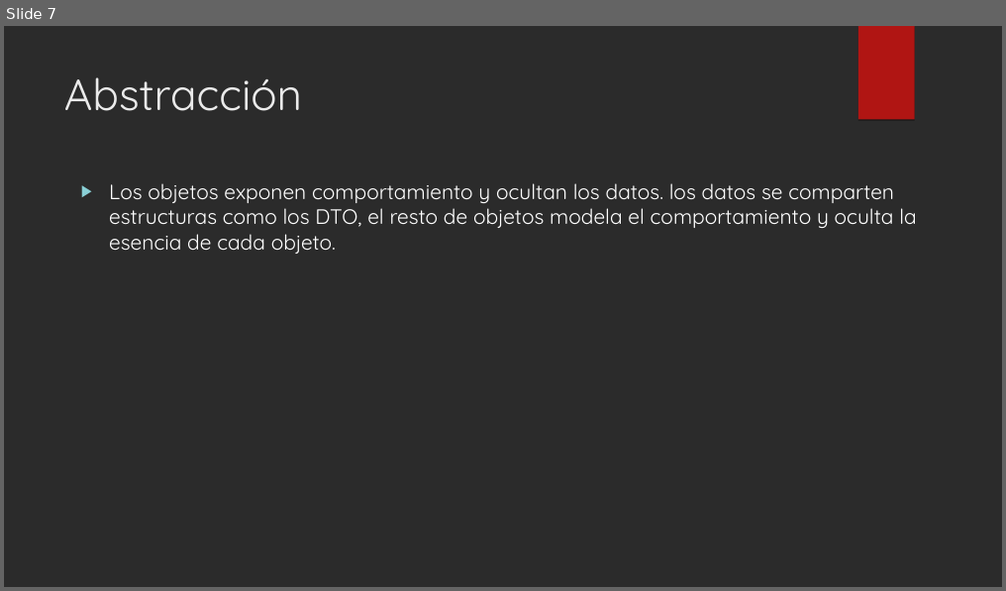
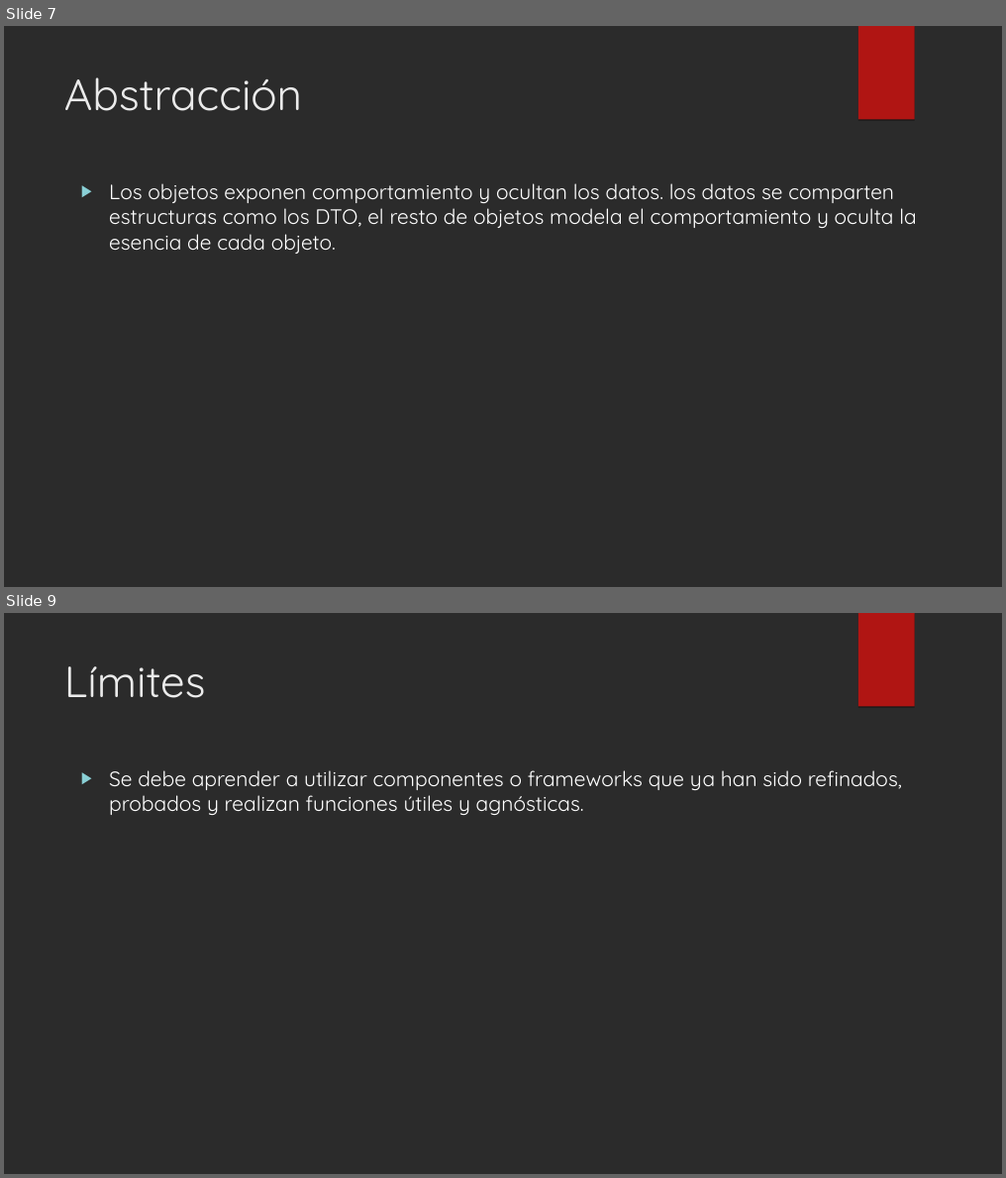
Before and after one commit to josevicenteayala/CleanCode, a slide deck: CleanCodeProject/data/CleanCode.ppt. Shown one above the other, each under a label of ours: slide 7 before the commit, slides 7 and 9 after it; the slides between them are not shown. The pictures are 1006x591 and 1006x1178 pixels, drawn with LibreOffice and Linux fonts; fonts in the diff are those of the drawing; background and template pictures are left out; a plain dark background stands for a picture behind light text. Boxes give left, top, right and bottom in pixels: in the first picture for what was removed or moved away, otherwise in the second. Text is boxed around its words. In the diff, an @@ line names an element or a change of style, - is before the commit and + after.

```diff
--- a/CleanCodeProject/data/CleanCode.ppt
+++ b/CleanCodeProject/data/CleanCode.ppt
@@ slide 9 added at [4,613,1002,1174], background picture (left out); not listed: 1 template element that a slide beside it also shows @@
@@ title added at [64,666,205,698], 42 pt, text #EBEBEB @@
+Límites
@@ text added at [109,770,902,815], 20 pt, text #FFFFFF @@
+▶ Se debe aprender a utilizar componentes o frameworks que ya han sido refinados, probados y realizan funciones útiles y agnósticas.
```
Also in this commit, not shown: 1 slide changed.
